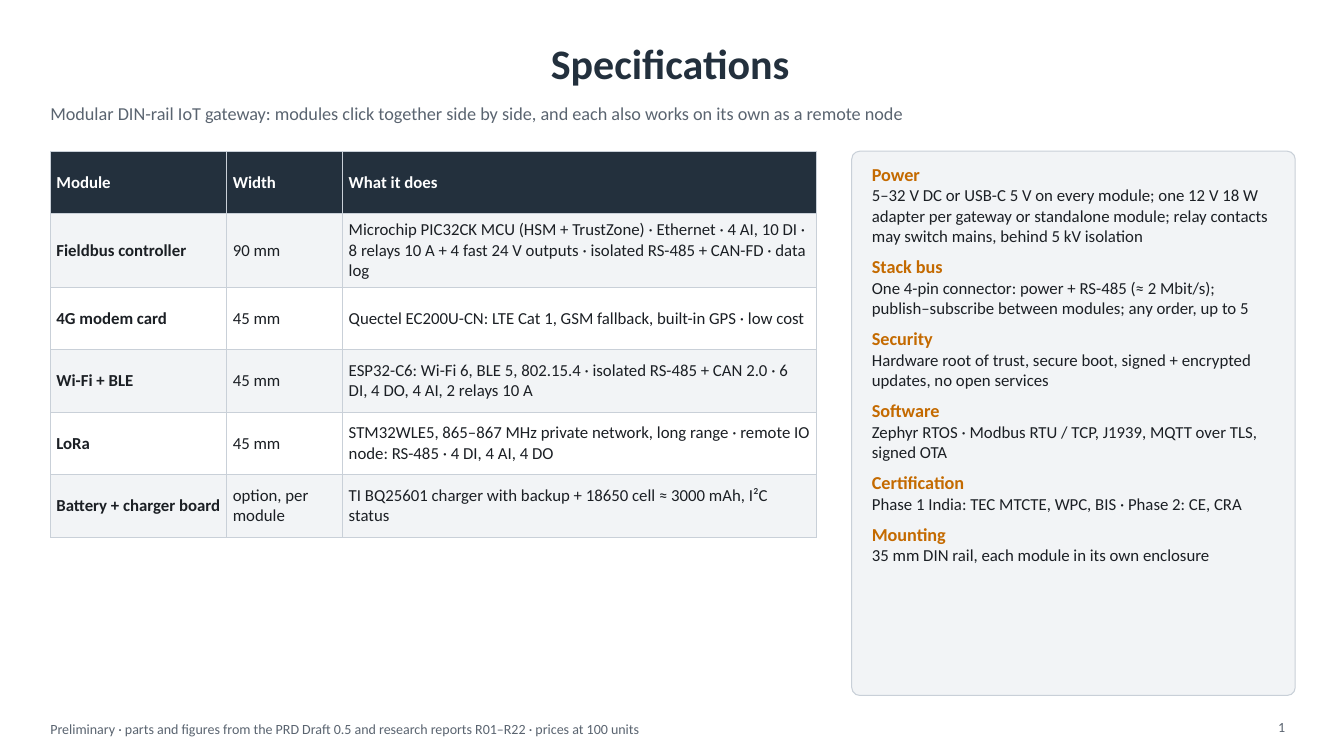
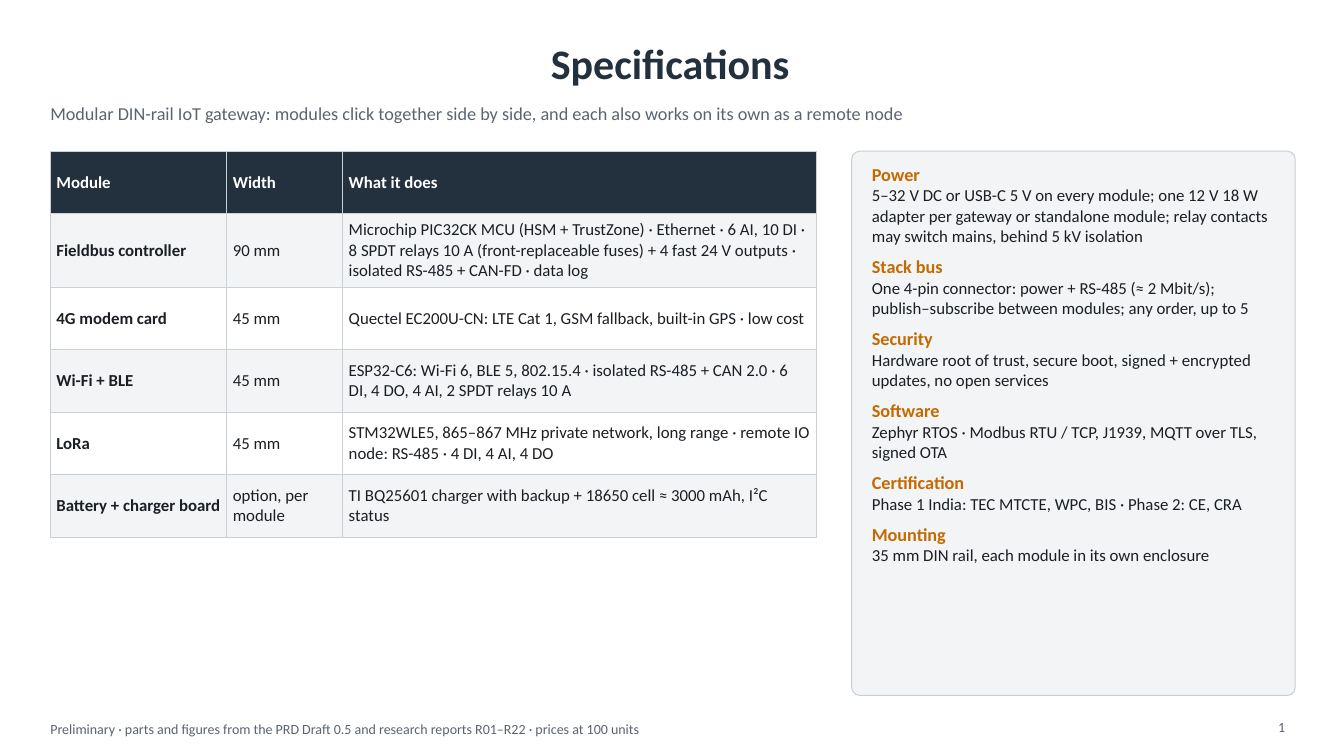
Before and after one commit to Sourcerrer/Universal-Controller_Hardware, a slide deck: slide 1 of docs/arch/UC_Overview.pptx. Drawn at 1344x756 pixels with LibreOffice and Linux fonts; fonts in the diff are those of the drawing. Boxes give left, top, right and bottom in pixels: in the first picture for what was removed or moved away, otherwise in the second. Text is boxed around its words. In the diff, an @@ line names an element or a change of style, - is before the commit and + after.

```diff
--- a/docs/arch/UC_Overview.pptx
+++ b/docs/arch/UC_Overview.pptx
@@ table at (50,151,817,525) @@
-row 2, column 3: Microchip PIC32CK MCU (HSM + TrustZone) · Ethernet · 4 AI, 10 DI · 8 relays 10 A + 4 fast 24 V outputs · isolated RS-485 + CAN-FD · data log
+row 2, column 3: Microchip PIC32CK MCU (HSM + TrustZone) · Ethernet · 6 AI, 10 DI · 8 SPDT relays 10 A (front-replaceable fuses) + 4 fast 24 V outputs · isolated RS-485 + CAN-FD · data log
-row 4, column 3: ESP32-C6: Wi-Fi 6, BLE 5, 802.15.4 · isolated RS-485 + CAN 2.0 · 6 DI, 4 DO, 4 AI, 2 relays 10 A
+row 4, column 3: ESP32-C6: Wi-Fi 6, BLE 5, 802.15.4 · isolated RS-485 + CAN 2.0 · 6 DI, 4 DO, 4 AI, 2 SPDT relays 10 A
```
Also in this commit, not shown: 1 other slide changed, 12 other files.
